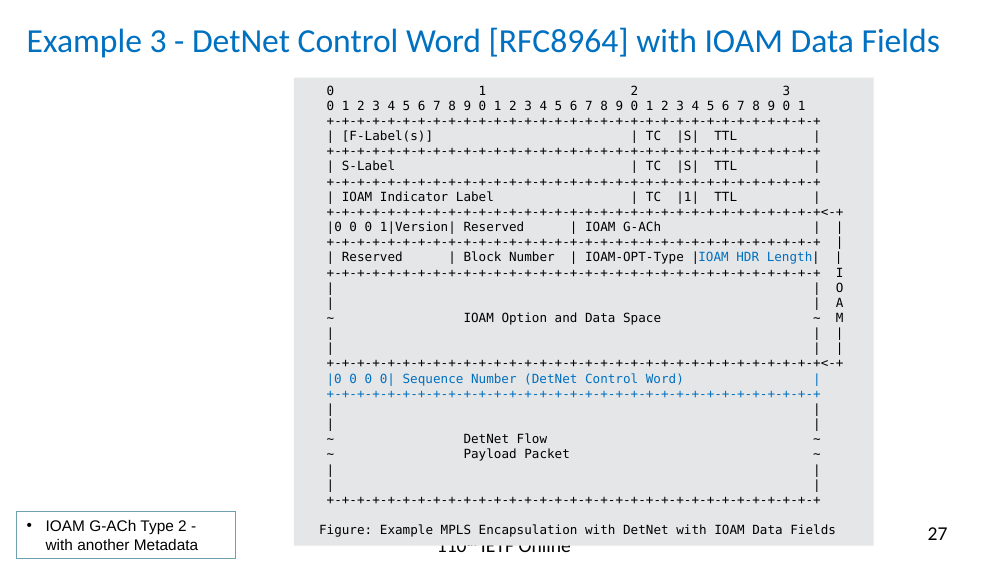
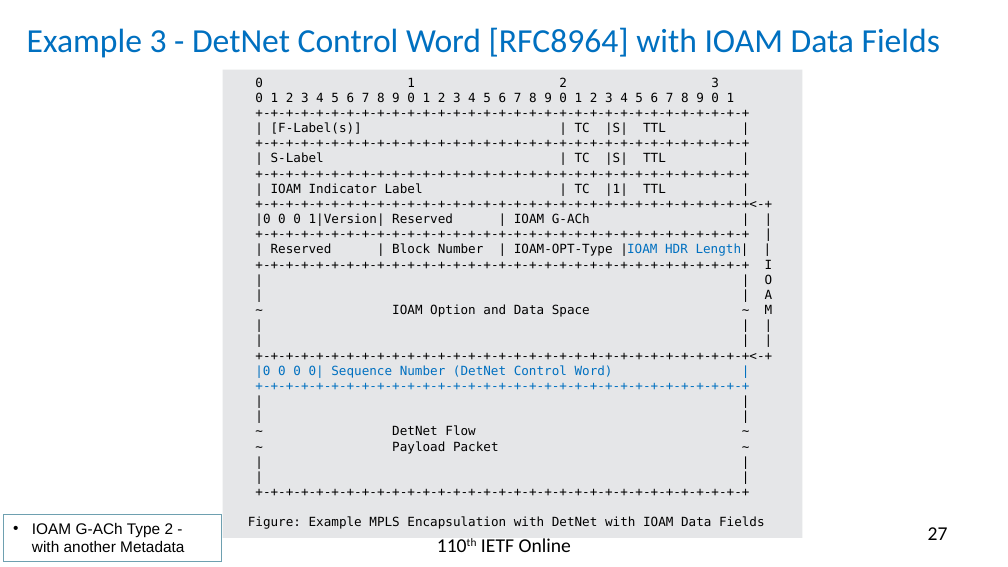
Before and after one commit to rakgandhi/ietf-slides, a slide deck: slide 27 of draft-gandhi-mpls-ioam-sr-06.pptx. Drawn at 1008x567 pixels with LibreOffice and Linux fonts; fonts in the diff are those of the drawing. Boxes give left, top, right and bottom in pixels: in the first picture for what was removed or moved away, otherwise in the second. Text is boxed around its words. In the diff, an @@ line names an element or a change of style, - is before the commit and + after.

```diff
--- a/draft-gandhi-mpls-ioam-sr-06.pptx
+++ b/draft-gandhi-mpls-ioam-sr-06.pptx
@@ rectangle "0 1 2 3" moved from (x1=294, y1=78, x2=874, y2=545) to (x1=223, y1=70, x2=802, y2=537) @@
@@ rectangle "IOAM G-ACh Type 2 - ..." moved from (x1=17, y1=511, x2=236, y2=558) to (x1=3, y1=514, x2=222, y2=561) @@
```
Also in this commit, not shown: 6 other slides changed, 1 other file.
